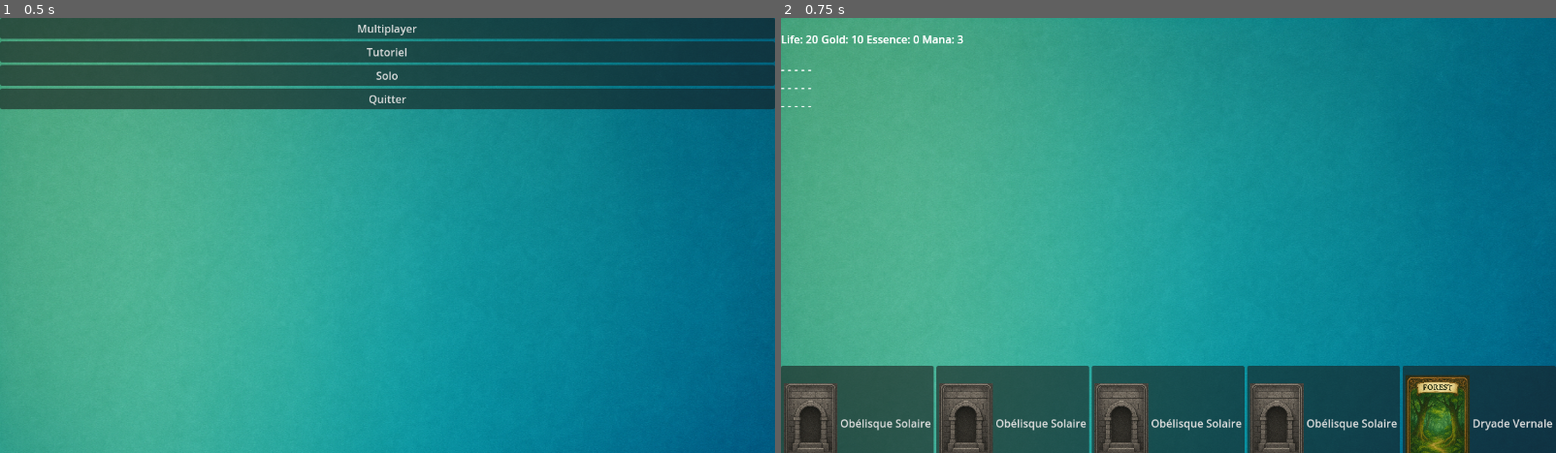
Above: before the commit, frames 1-2 (left to right).
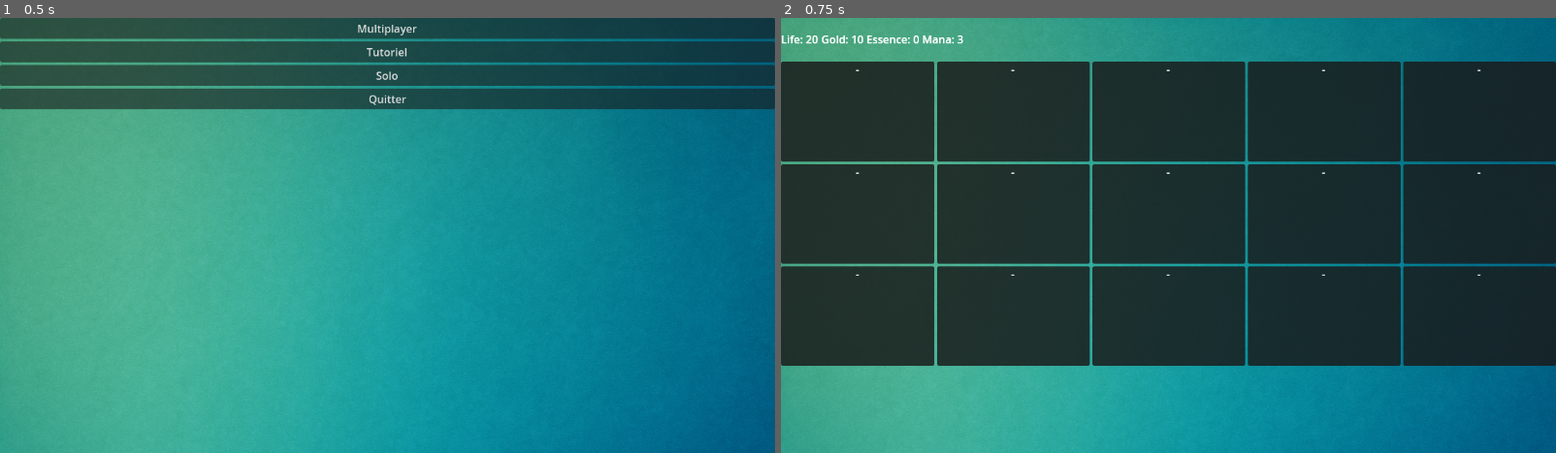
Above: after the commit, the same moments.

Repository: cbCielblanc/deckbuilding
Game: Godot game, scene res://scenes/MainMenu.tscn
Two runs of this game, one before a commit and one after it. Both use one fixed random seed, a clock stepped at 60 frames per second and the inputs below.
Inputs:
- Up to frame 1 (0.5 s): no input
- Up to frame 2 (0.75 s): click "Solo" at 0.5 s

Frame 1 is identical in both runs. In frame 2, 88% of the frame differs, in the area x 0-100%, y 10-100%.
Error after the commit: Parse Error: Expected indented block after "if" block. (res://scripts/terrain_tile.gd:27)

Commit message:
Add biome labels to terrain tiles

Diff:
--- a/scenes/TerrainTile.tscn
+++ b/scenes/TerrainTile.tscn
@@ -16,3 +16,8 @@
 
 [node name="Clickable" type="Control" parent="."]
 size = Vector2i(64, 64)
+
+[node name="Label" type="Label" parent="."]
+position = Vector2(0, -14)
+horizontal_alignment = 1
+text = ""
--- a/scripts/terrain_tile.gd
+++ b/scripts/terrain_tile.gd
@@ -17,6 +17,7 @@
 @onready var sprite : Sprite2D = $Sprite2D
 @onready var shadow : Sprite2D = $Shadow
 @onready var clickable : Control = $Clickable
+@onready var lbl_biome : Label = $Label
 
 func _ready() -> void:
 	set_biome(biome)
@@ -24,11 +25,11 @@
 	clickable.mouse_exited.connect(Callable(self, "_on_mouse_exited"))
 
 	if sprite.texture == null:
-		var img := Image.create(64, 64, false, Image.FORMAT_RGBA8)
-		img.fill(Color.WHITE)
-		var tex := ImageTexture.create_from_image(img)
-		sprite.texture = tex
-		shadow.texture = tex
+	var img := Image.create(64, 64, false, Image.FORMAT_RGBA8)
+	img.fill(Color.WHITE)
+	var tex := ImageTexture.create_from_image(img)
+	sprite.texture = tex
+	shadow.texture = tex
 
 func apply_season(season:String) -> void:
 	if season_modifier.has(season):
@@ -42,6 +43,8 @@
 		if tex:
 			sprite.texture = tex
 			shadow.texture = tex
+	if lbl_biome:
+		lbl_biome.text = biome
 
 func set_color(color:Color) -> void:
 	_base_color = color
--- a/ui/board_ui.gd
+++ b/ui/board_ui.gd
@@ -27,13 +27,44 @@
 	if board and board.grids.has(player):
 		var grid := GridContainer.new()
 		grid.columns = board.width
+		grid.size_flags_horizontal = Control.SIZE_EXPAND_FILL
+		grid.size_flags_vertical = Control.SIZE_EXPAND_FILL
+		grid.custom_minimum_size = Vector2(0, 200)
 		for y in board.height:
 			for x in board.width:
-				var lbl := Label.new()
-				lbl.horizontal_alignment = HORIZONTAL_ALIGNMENT_CENTER
+				var cell := Panel.new()
+				cell.custom_minimum_size = Vector2(160, 80)
+				cell.size_flags_horizontal = Control.SIZE_EXPAND_FILL
+				cell.size_flags_vertical = Control.SIZE_EXPAND_FILL
+
+				var box := VBoxContainer.new()
+				box.anchor_left = 0.0
+				box.anchor_top = 0.0
+				box.anchor_right = 1.0
+				box.anchor_bottom = 1.0
+
 				var c : Card = board.grids[player][x][y]
-				lbl.text = c.name if c else "-"
-				grid.add_child(lbl)
+
+				var lbl_name := Label.new()
+				lbl_name.horizontal_alignment = HORIZONTAL_ALIGNMENT_CENTER
+				lbl_name.text = c.name if c else "-"
+				box.add_child(lbl_name)
+
+				var lbl_stats := Label.new()
+				lbl_stats.horizontal_alignment = HORIZONTAL_ALIGNMENT_CENTER
+				if c:
+					if c.card_type == constants.CardType.UNIT:
+						lbl_stats.text = "%d/%d" % [c.atk, c.hp]
+					elif c.card_type == constants.CardType.STRUCTURE:
+						lbl_stats.text = "HP: %d" % c.hp
+					else:
+						lbl_stats.text = ""
+				else:
+					lbl_stats.text = ""
+				box.add_child(lbl_stats)
+
+				cell.add_child(box)
+				grid.add_child(cell)
 		add_child(grid)
 
 	# 3) afficher les structures
Not shown, changed: scenes/README.md
Not shown, changed: scripts/README.md
Not shown, changed: ui/README.md
